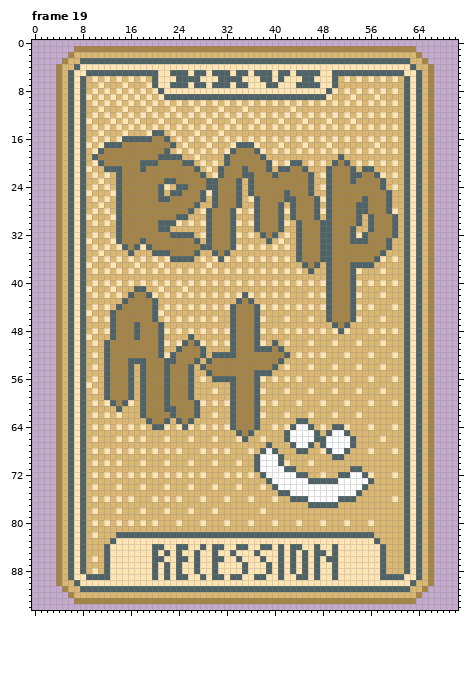
Edited in one commit: pixel-art file (art/DuckItems.aseprite). Above, as it was before the edit.
71x95 pixels, 19 frames. Colours within 5 levels of each other are drawn and written as one. Shown: frame 19. The commit also changed other frames, which this record leaves out.
New version:
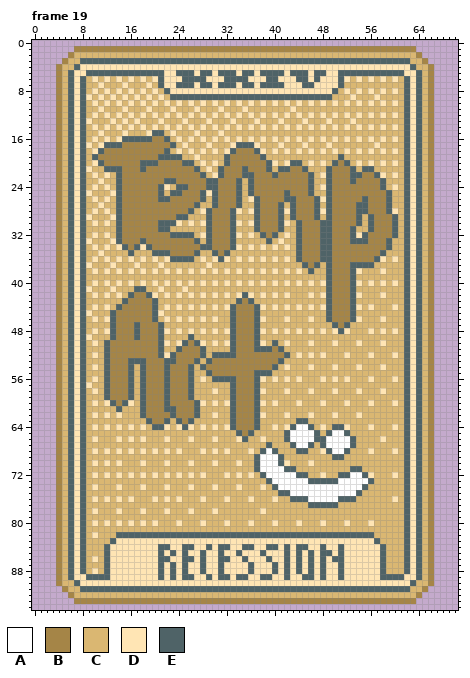
Palette (. is transparent): A #ffffff  B #a58547  C #dab772  D #ffe5b4  E #4f6367
The edit:
--- frame 19, layer "Overlay"
@@ x 18..53 @@
  4 DDDDDDDDDDDDDDDDDDDDDDDDDDDDDDDDDDDD
- 5 EEEDDEEEDEEDEEEDEEDEEEDEEDEEEEDDEEEE
- 6 DCEDDDEEEEDDDEEEEDDDEEDEDDDEEDDDECDC
- 7 CDEDDEEEDEEDEEEDEEDDDEEDDDEEEEDDECCC
- 8 DCDEDDDDDDDDDDDDDDDDDDDDDDDDDDDEDCDC
- 9 CDCDEEEEEEEEEEEEEEEEEEEEEEEEEEEDCCCD
+ 5 EEEEDDEEEDEEDEEEDEEDEEEEDEEEDEEDDEEE
+ 6 DCDEDDDEEEEDDDEEEEDDDEEDDDEEDEDDDEDC
+ 7 CDCEDDEEEDEEDEEEDEEDEEEEDDDEEDDDDECC
+ 8 DCDCEDDDDDDDDDDDDDDDDDDDDDDDDDDDECDC
+ 9 CDCDCEEEEEEEEEEEEEEEEEEEEEEEEEEECCCD
 10 DCDCDCDCDCDCDCDCDCDCDCDCDCDCDCDCDCDC
@@ x 18..53 @@
 83 DDDDDDDDDDDDDDDDDDDDDDDDDDDDDDDDDDDD
-84 DDEEDDEEDDEDEEDDEEDDEEDEDEEDDEDDEDDD
-85 DDEDEDEDDEDDEDDEDDDEDDDEDEDEDEEDEDDD
-86 DDEEDDEEDEDDEEDDEDDDEDDEDEDEDEDEEDDD
-87 DDEDEDEDDEDDEDDDDEDDDEDEDEDEDEDDEDDD
-88 DDEDEDEDDEDDEDDDDEDDDEDEDEDEDEDDEDDD
-89 DDEDEDEEDDEDEEDEEDDEEDDEDDEEDEDDEDDD
+84 DDDEEDDEEDDEDEEDDEEDDEEDEDEEDDEDDEDD
+85 DDDEDEDEDDEDDEDDEDDDEDDDEDEDEDEEDEDD
+86 DDDEEDDEEDEDDEEDDEDDDEDDEDEDEDEDEEDD
+87 DDDEDEDEDDEDDEDDDDEDDDEDEDEDEDEDDEDD
+88 DDDEDEDEDDEDDEDDDDEDDDEDEDEDEDEDDEDD
+89 DDDEDEDEEDDEDEEDEEDDEEDDEDDEEDEDDEDD
 90 DDDDDDDDDDDDDDDDDDDDDDDDDDDDDDDDDDDD
